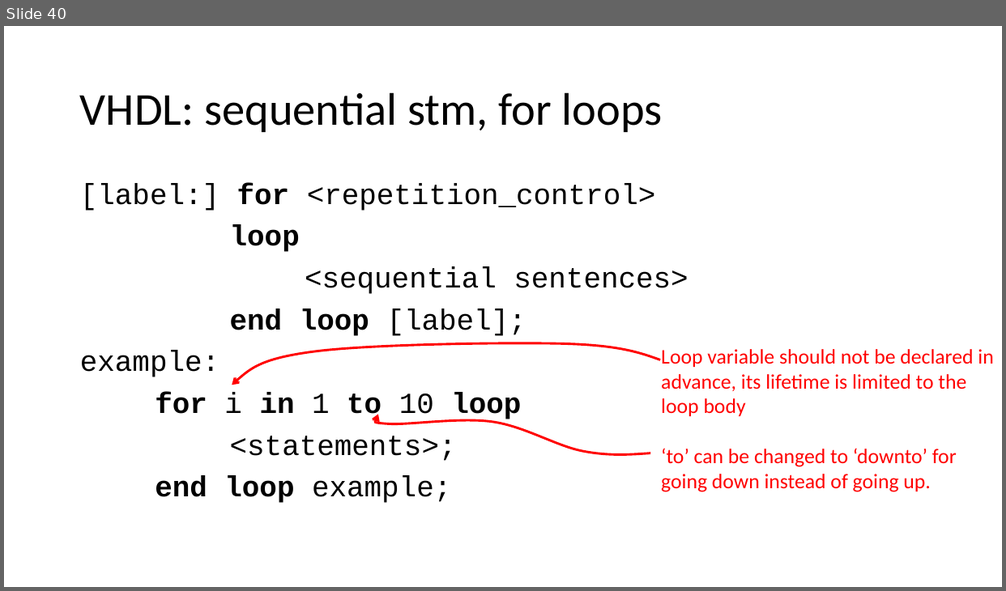
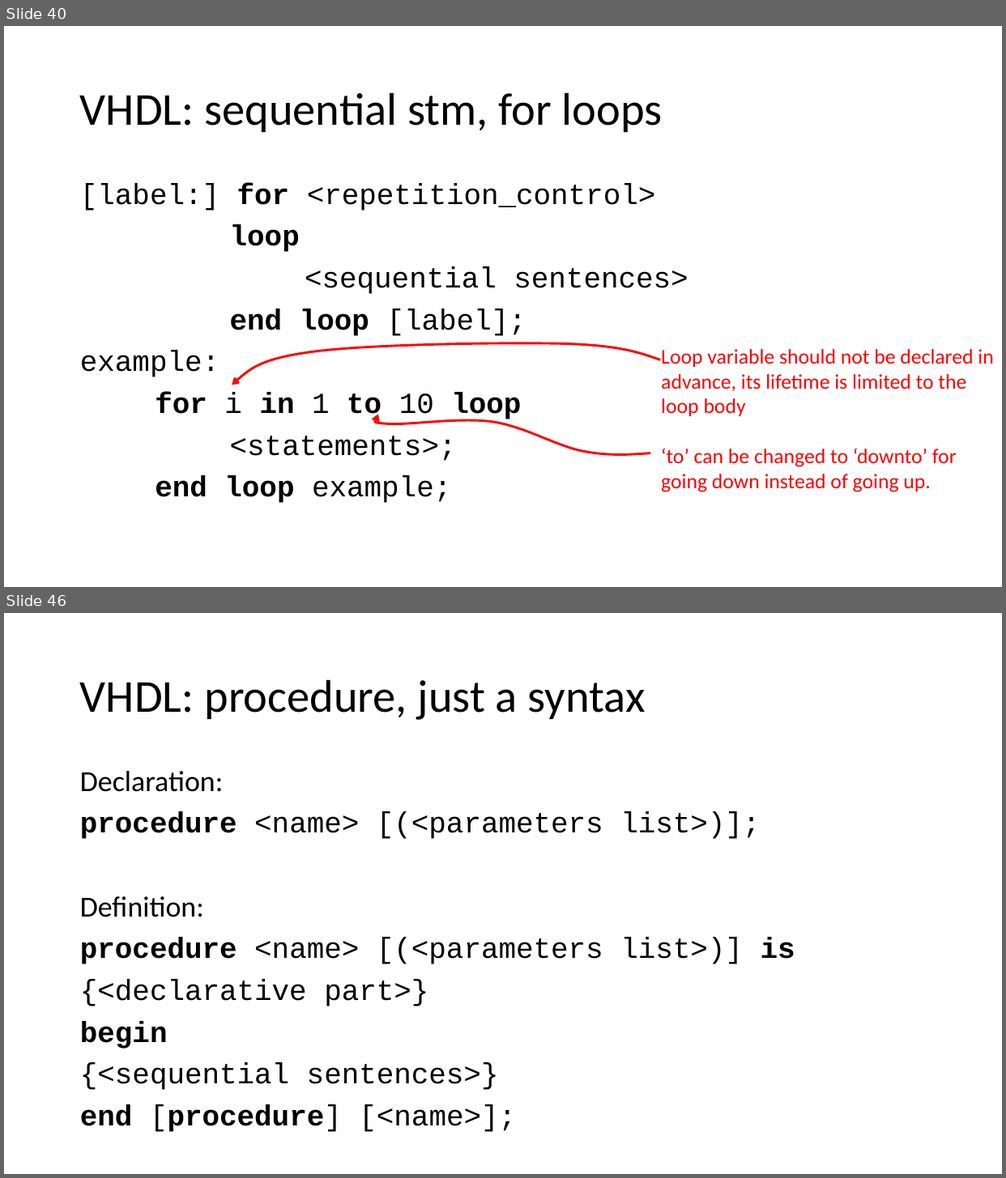
Before and after one commit to quarck/vhdl_intro, a slide deck: part2.pptx. Shown one above the other, each under a label of ours: slide 40 before the commit, slides 40 and 46 after it; the slides between them are not shown. The pictures are 1006x591 and 1006x1178 pixels, drawn with LibreOffice and Linux fonts; fonts in the diff are those of the drawing. Boxes give left, top, right and bottom in pixels: in the first picture for what was removed or moved away, otherwise in the second. Text is boxed around its words. In the diff, an @@ line names an element or a change of style, - is before the commit and + after.

Commit message:
Part 2 updated

```diff
--- a/part2.pptx
+++ b/part2.pptx
@@ slide 46 added at (x1=4, y1=613, x2=1002, y2=1174), background #FFFFFF @@
@@ title added at (x1=80, y1=679, x2=646, y2=720), 44 pt, text #000000 @@
+VHDL: procedure, just a syntax
@@ text added at (x1=80, y1=771, x2=795, y2=1132), 28 pt, text #000000 @@
+Declaration:
+procedure <name> [(<parameters list>)];
+Definition:
+procedure <name> [(<parameters list>)] is
+{<declarative part>}
+begin
+{<sequential sentences>}
+end [procedure] [<name>];
```
Also in this commit, not shown: 1 slide changed, 14 other slides added.
